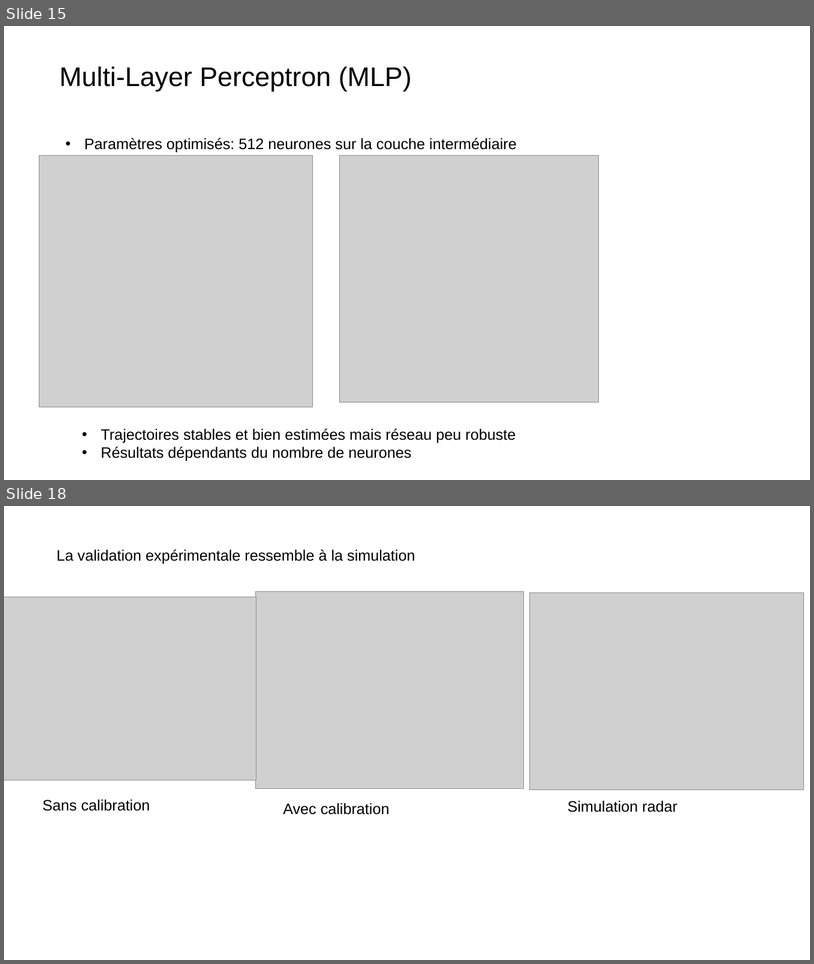
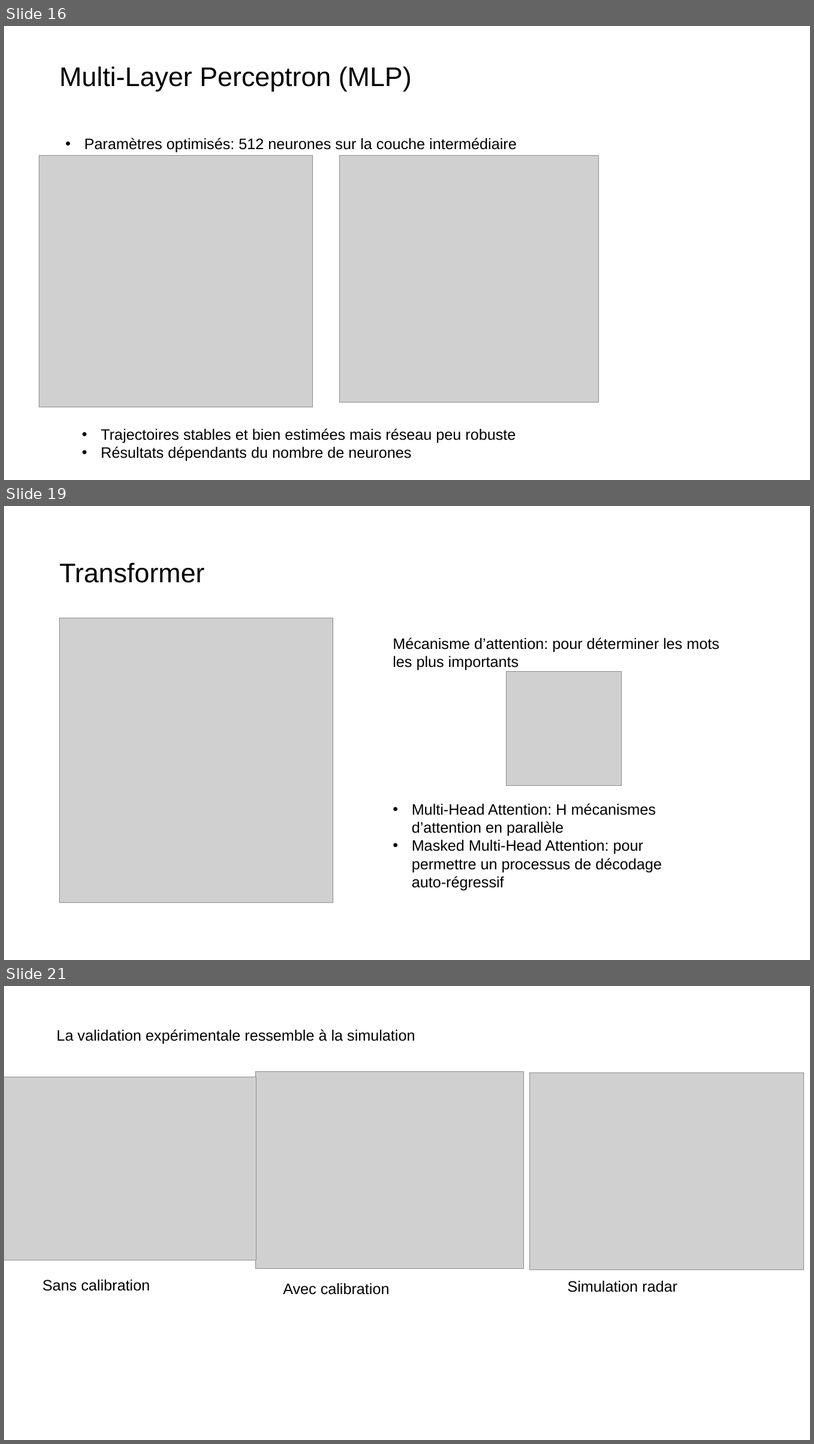
Before and after one commit to grotsartdehe/TFE, a slide deck: Presentation/Slides_TFE.pptx. Shown one above the other, each under a label of ours: slides 15 and 18 before the commit, slides 16, 19 and 21 after it; the slides between them are not shown. The pictures are 814x964 and 814x1444 pixels, drawn with LibreOffice and Linux fonts; fonts in the diff are those of the drawing; grey boxes stand for pictures. Boxes give left, top, right and bottom in pixels: in the first picture for what was removed or moved away, otherwise in the second. Text is boxed around its words. In the diff, an @@ line names an element or a change of style, - is before the commit and + after.

```diff
--- a/Presentation/Slides_TFE.pptx
+++ b/Presentation/Slides_TFE.pptx
@@ slide 19 added at (4, 506, 810, 960), background #FFFFFF @@
@@ title added at (59, 562, 204, 583), 32 pt, text #000000 @@
+Transformer
@@ picture added at (60, 618, 333, 903) @@
@@ text added at (393, 637, 720, 670), 18 pt, text #000000 @@
+Mécanisme d’attention: pour déterminer les mots les plus importants
@@ picture added at (507, 672, 622, 786) @@
@@ text added at (412, 803, 662, 891), 18 pt, text #000000 @@
+• Multi-Head Attention: H mécanismes d’attention en parallèle
+• Masked Multi-Head Attention: pour permettre un processus de décodage auto-régressif
@@ what was slide 15 is now slide 16 @@
@@ what was slide 18 is now slide 21 @@
```
Also in this commit, not shown: 3 slides changed, 3 other slides added, 1 slide removed, 4 other files.
